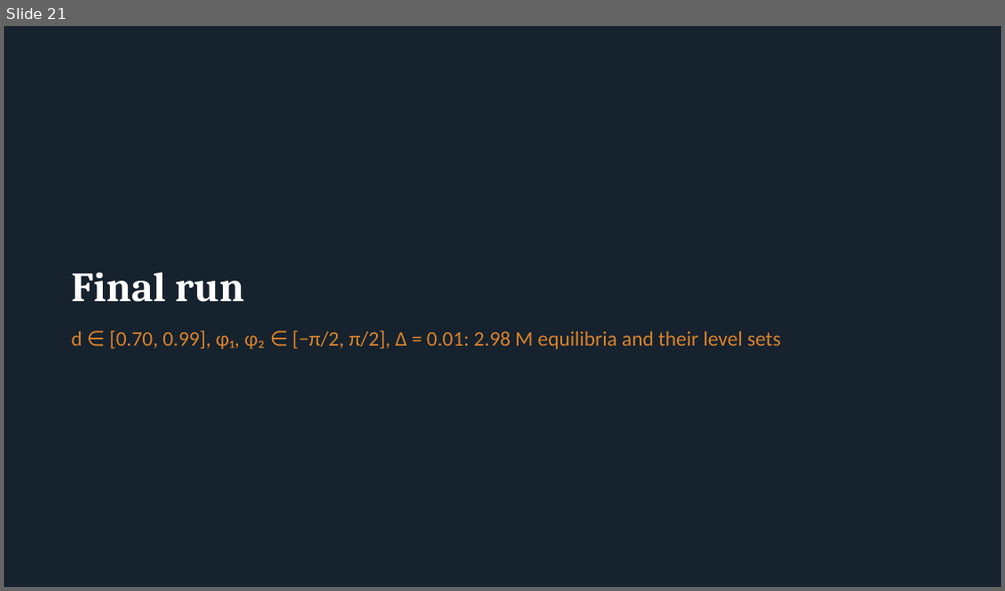
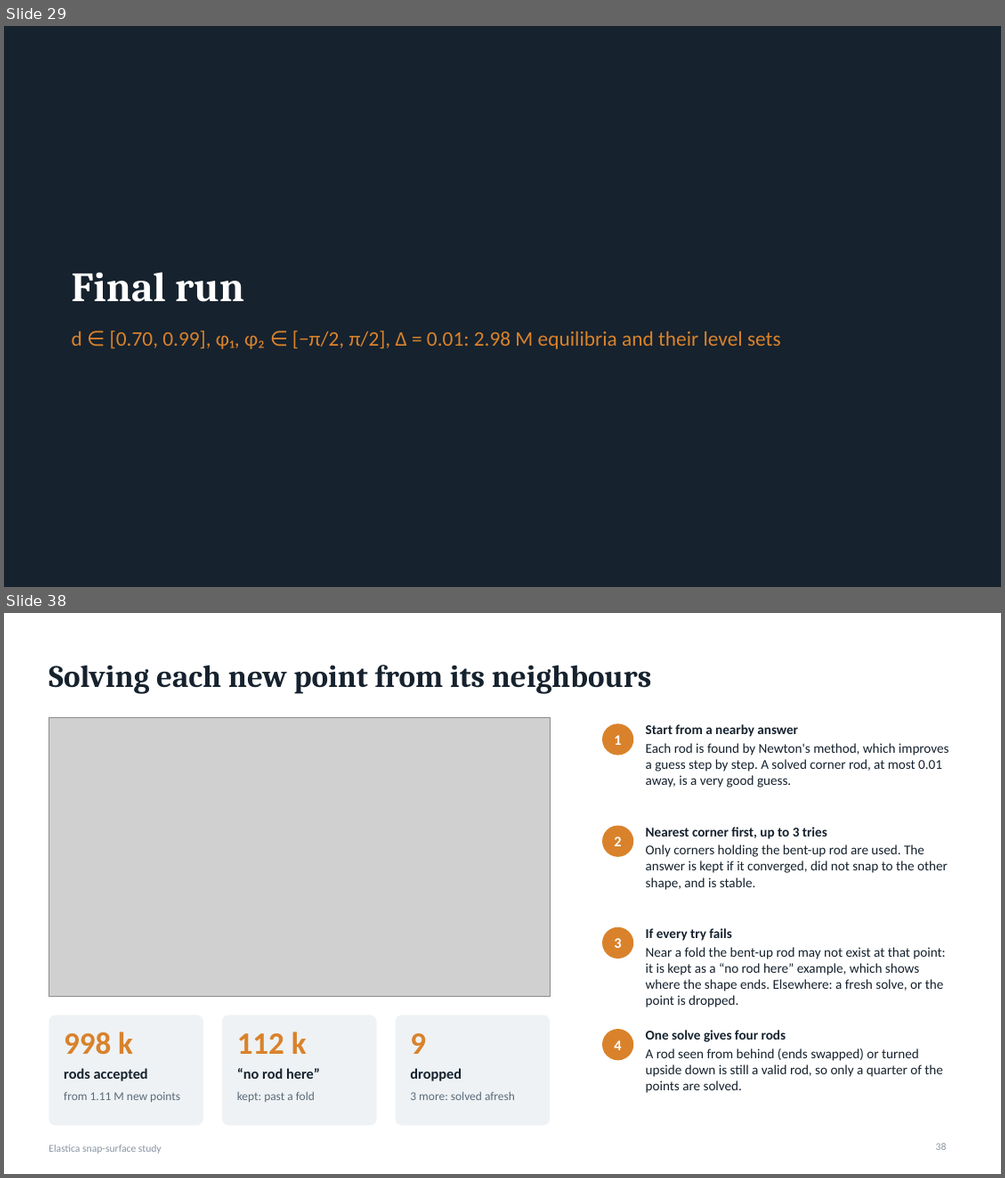
Before and after one commit to grraxx/elastica, a slide deck: presentation/elastica_snap_surface.pptx. Shown one above the other, each under a label of ours: slide 21 before the commit, slides 29 and 38 after it; the slides between them are not shown. The pictures are 1005x591 and 1005x1178 pixels, drawn with LibreOffice and Linux fonts; fonts in the diff are those of the drawing; grey boxes stand for pictures. Boxes give left, top, right and bottom in pixels: in the first picture for what was removed or moved away, otherwise in the second. Text is boxed around its words. In the diff, an @@ line names an element or a change of style, - is before the commit and + after.

```diff
--- a/presentation/elastica_snap_surface.pptx
+++ b/presentation/elastica_snap_surface.pptx
@@ slide 38 added at (x1=4, y1=613, x2=1001, y2=1174), background #FFFFFF @@
@@ title added at (x1=48, y1=665, x2=652, y2=694), 30 pt, text #16222E, bold @@
+Solving each new point from its neighbours
@@ picture added at (x1=48, y1=718, x2=550, y2=996) @@
@@ ellipse added at (x1=602, y1=723, x2=633, y2=755), fill #D9822B, 14 pt, text #FFFFFF, bold @@
+1
@@ text added at (x1=646, y1=724, x2=949, y2=787), 13 pt, text #16222E @@
+Start from a nearby answer
+Each rod is found by Newton's method, which improves a guess step by step. A solved corner rod, at most 0.01 away, is a very good guess.
@@ ellipse added at (x1=602, y1=826, x2=633, y2=857), fill #D9822B, 14 pt, text #FFFFFF, bold @@
+2
@@ text added at (x1=646, y1=827, x2=947, y2=890), 13 pt, text #16222E @@
+Nearest corner first, up to 3 tries
+Only corners holding the bent-up rod are used. The answer is kept if it converged, did not snap to the other shape, and is stable.
@@ ellipse added at (x1=602, y1=927, x2=633, y2=958), fill #D9822B, 14 pt, text #FFFFFF, bold @@
+3
@@ text added at (x1=646, y1=928, x2=945, y2=1007), 13 pt, text #16222E @@
+If every try fails
+Near a fold the bent-up rod may not exist at that point: it is kept as a “no rod here” example, which shows where the shape ends. Elsewhere: a fresh solve, or the point is dropped.
@@ rounded rectangle added at (x1=48, y1=1014, x2=203, y2=1126), fill #EEF2F4 @@
@@ text added at (x1=64, y1=1031, x2=133, y2=1054), 30 pt, text #D9822B, bold @@
+998 k
@@ rounded rectangle added at (x1=222, y1=1014, x2=377, y2=1126), fill #EEF2F4 @@
@@ text added at (x1=237, y1=1031, x2=307, y2=1054), 30 pt, text #D9822B, bold @@
+112 k
@@ rounded rectangle added at (x1=395, y1=1014, x2=550, y2=1126), fill #EEF2F4 @@
@@ text added at (x1=410, y1=1033, x2=426, y2=1054), 30 pt, text #D9822B, bold @@
+9
@@ ellipse added at (x1=602, y1=1029, x2=633, y2=1060), fill #D9822B, 14 pt, text #FFFFFF, bold @@
+4
@@ text added at (x1=646, y1=1030, x2=943, y2=1093), 13 pt, text #16222E @@
+One solve gives four rods
+A rod seen from behind (ends swapped) or turned upside down is still a valid rod, so only a quarter of the points are solved.
@@ text added at (x1=64, y1=1068, x2=148, y2=1081), 14 pt, text #16222E, bold @@
+rods accepted
@@ text added at (x1=64, y1=1092, x2=180, y2=1102), 11.5 pt, text #5C6B7A @@
+from 1.11 M new points
@@ text added at (x1=237, y1=1068, x2=320, y2=1078), 14 pt, text #16222E, bold @@
+“no rod here”
@@ text added at (x1=237, y1=1091, x2=315, y2=1102), 11.5 pt, text #5C6B7A @@
+kept: past a fold
@@ text added at (x1=410, y1=1068, x2=461, y2=1081), 14 pt, text #16222E, bold @@
+dropped
@@ text added at (x1=410, y1=1091, x2=515, y2=1100), 11.5 pt, text #5C6B7A @@
+3 more: solved afresh
@@ text added at (x1=48, y1=1144, x2=162, y2=1153), 10 pt, text #8A96A3 @@
+Elastica snap-surface study
@@ page number added at (x1=936, y1=1143, x2=947, y2=1150), 10 pt, text #8A96A3 @@
+38
@@ what was slide 21 is now slide 29 @@
```
Also in this commit, not shown: 5 slides changed, 14 other slides added, 50 other files.
